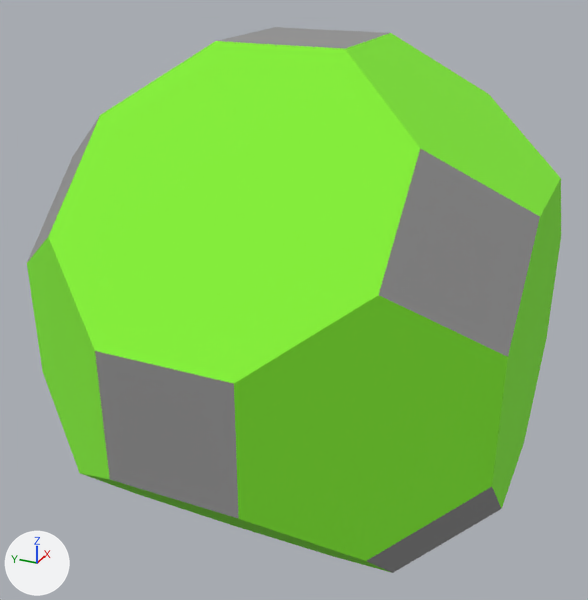
Two versions of the OBJ model simulatorCore/catoms3DTextures/catom3Dsimple.obj, one commit apart.
The view is the same before and after, from a 50 mm lens placed at (-13.31, -5.76, 6.69), pointed at (-0.06, 0.21, 0.06). Arrows for +X, +Y and +Z are at lower left; the lights stay in place. Where no turn or scale is listed for an object, it has been applied to the vertices.

Names of what the first picture shows: 'catom3Dsimple'.
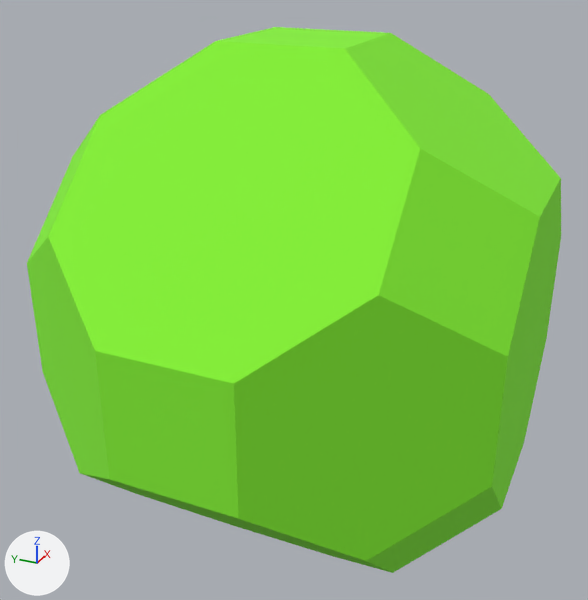
Boxes (x1, y1, x2, y2) around the edits, measured in the pictures (588 x 600 px):
part 1 of me_catom3dsimple, recoloured (grey to green): (28, 27, 540, 573) in both

Diff of the bpy script that builds the scene:
```diff
--- a/simulatorCore/catoms3DTextures/catom3Dsimple.obj.py
+++ b/simulatorCore/catoms3DTextures/catom3Dsimple.obj.py
@@ me_catom3dsimple @@
 me_catom3dsimple.from_pydata(...)  # 48 vertices, 46 faces; spans x -5.0..5.0, y -4.33..4.33, z -5.0..5.0
 # used by ob_catom3dsimple; location = (0.0, 0.0, 0.0)
+# me_catom3dsimple part 1: all 12 faces that had it switch from mat_connectors (grey #949494) to mat_lighted (green #86f432)
```
